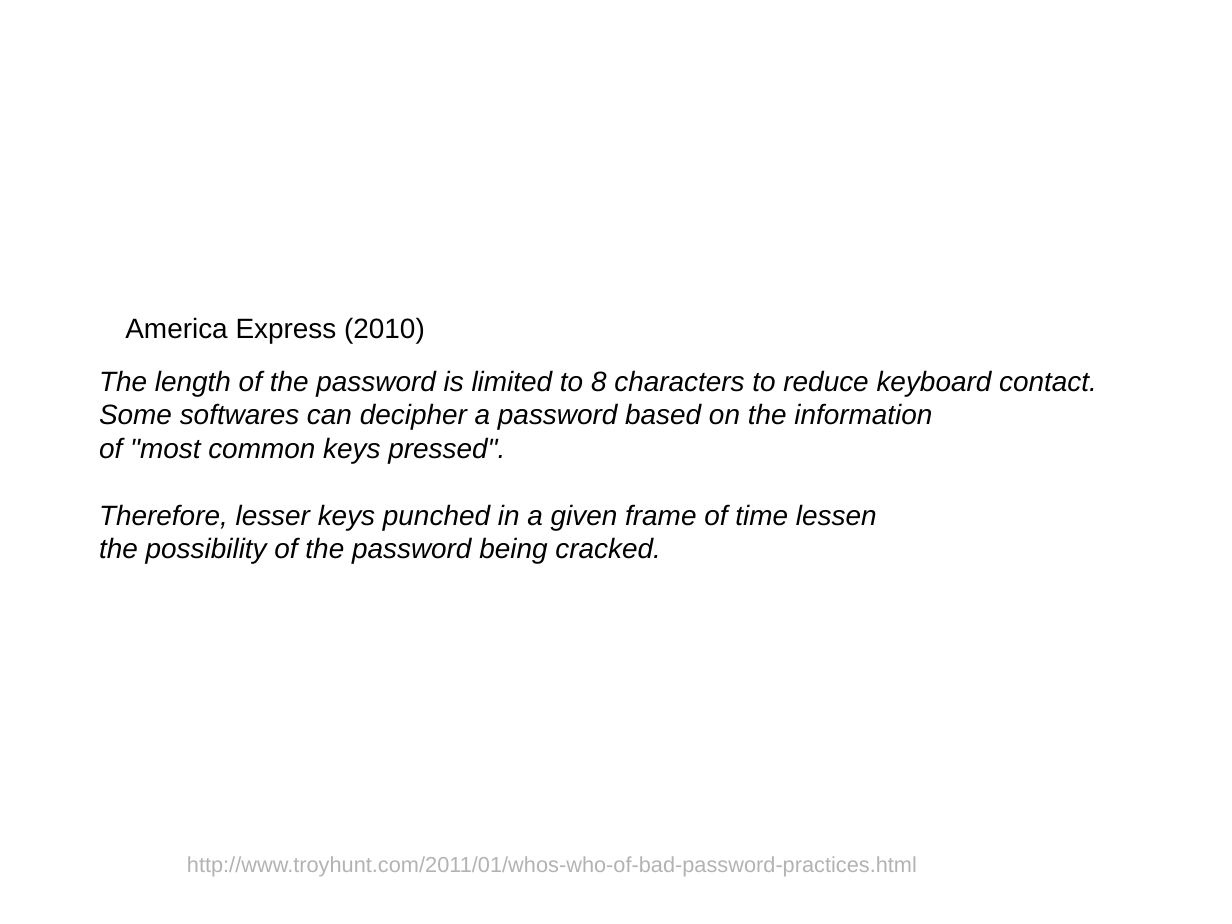
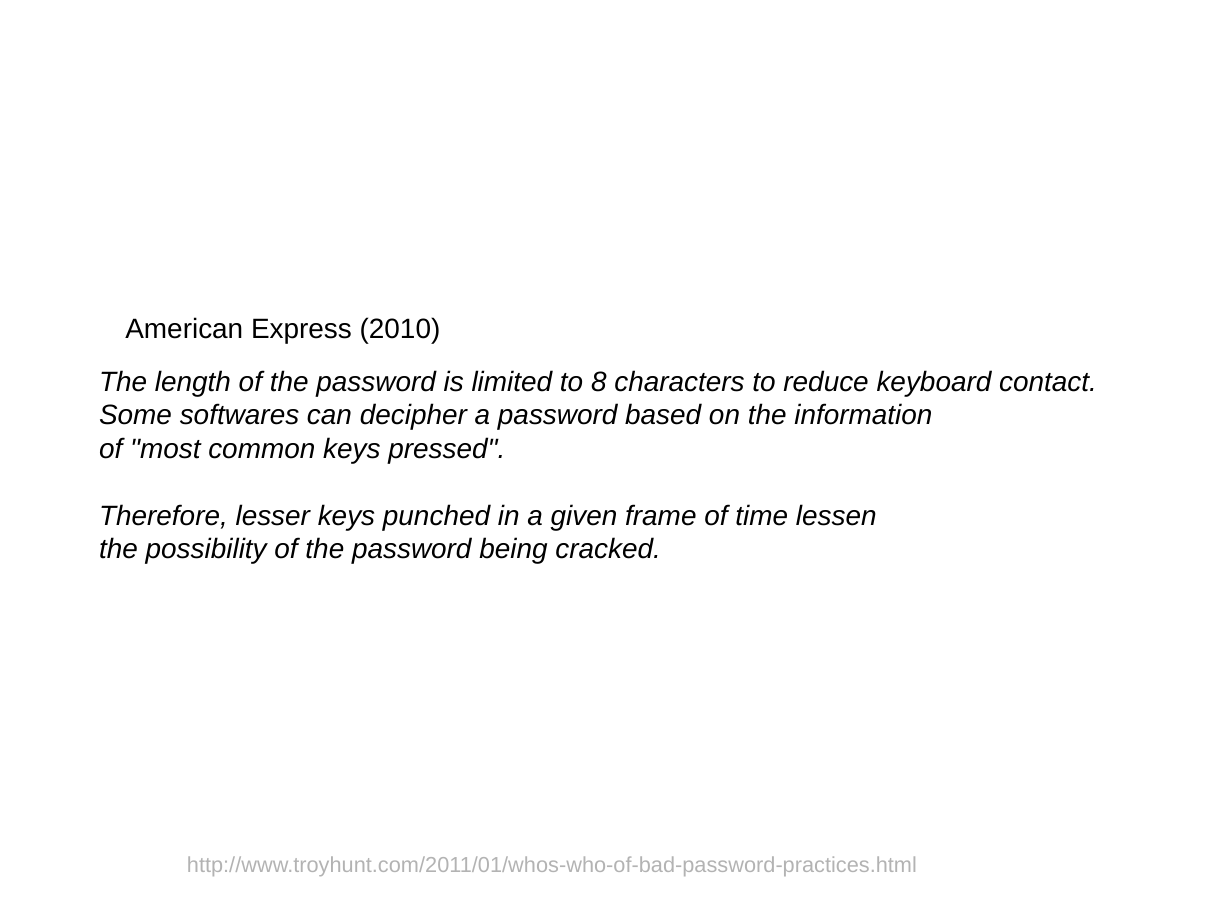
Before and after one commit to secworks/password_rules, a slide deck: slide 9 of Password_Rules_Horror_Show.odp (slide 7 before the commit). Drawn at 1232x924 pixels with LibreOffice and Linux fonts; fonts in the diff are those of the drawing; background and template pictures are left out. Boxes give left, top, right and bottom in pixels: in the first picture for what was removed or moved away, otherwise in the second. Text is boxed around its words. In the diff, an @@ line names an element or a change of style, - is before the commit and + after.

```diff
--- a/Password_Rules_Horror_Show.odp
+++ b/Password_Rules_Horror_Show.odp
@@ text at box(125, 317, 441, 343): text changed @@
-America Express (2010)
+American Express (2010)
```
Also in this commit, not shown: 3 slides added, 1 slide removed, 1 other file.
